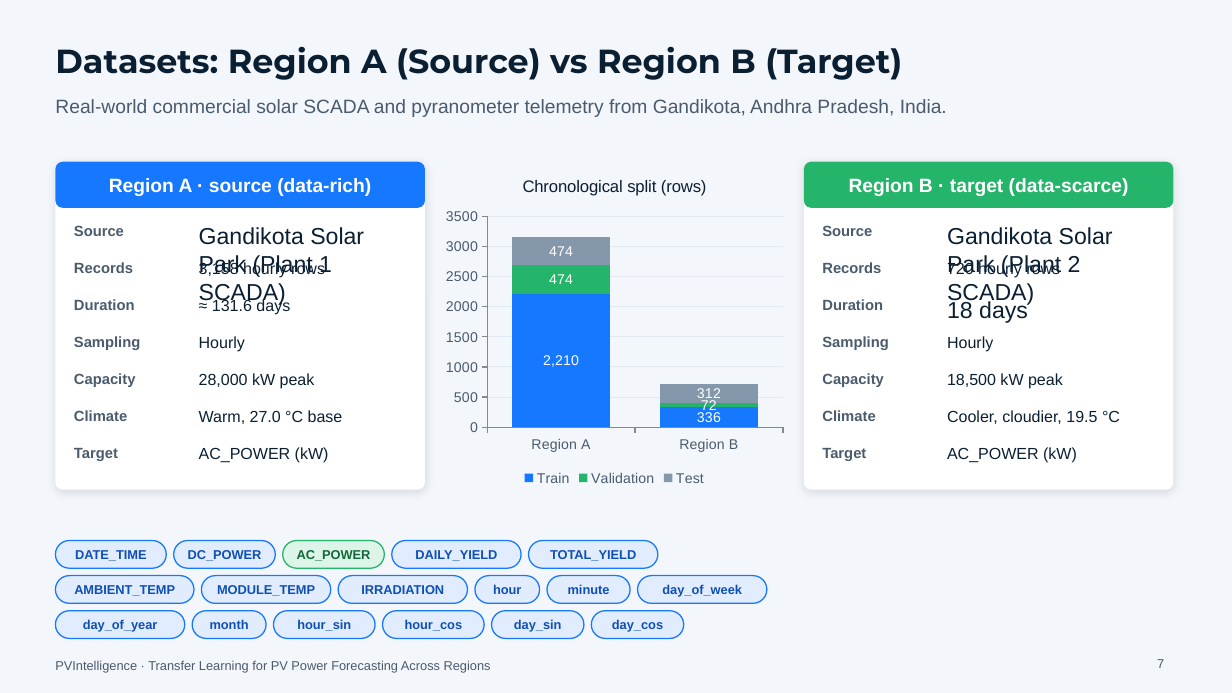
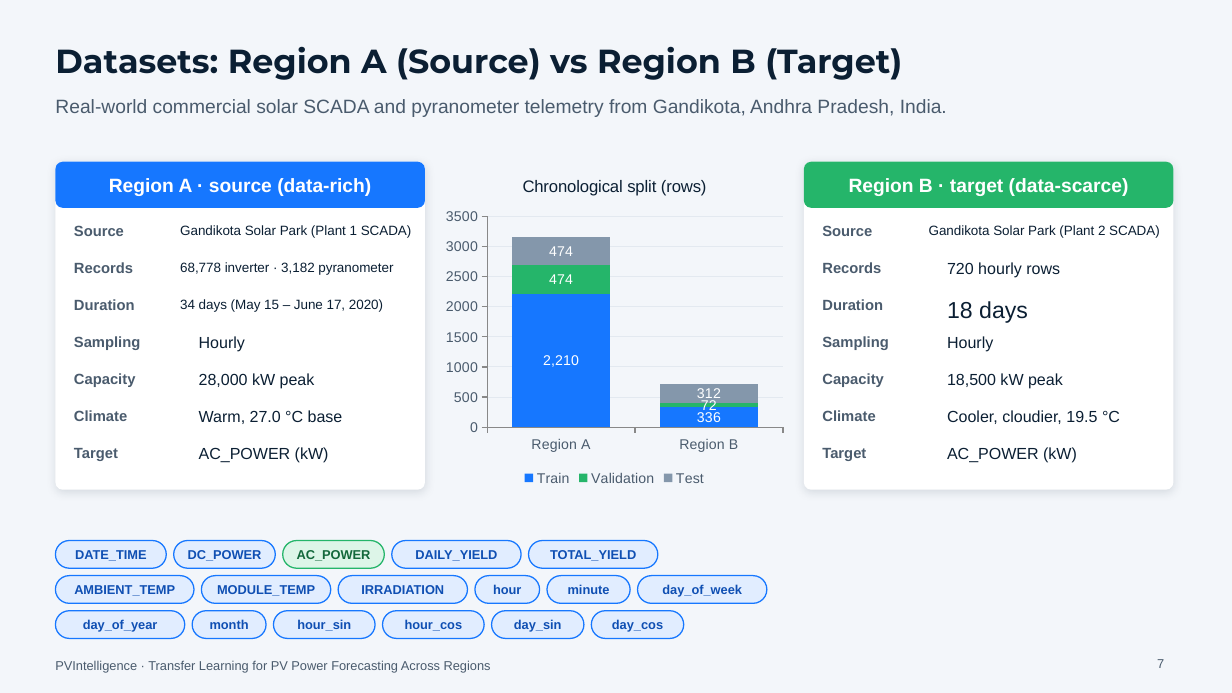
Before and after one commit to wvpssriraj10/PVIntelligence, a slide deck: slide 7 of PVIntelligence_Research_Defence.pptx. Drawn at 1232x693 pixels with LibreOffice and Linux fonts; fonts in the diff are those of the drawing. Boxes give left, top, right and bottom in pixels: in the first picture for what was removed or moved away, otherwise in the second. Text is boxed around its words. In the diff, an @@ line names an element or a change of style, - is before the commit and + after.

```diff
--- a/PVIntelligence_Research_Defence.pptx
+++ b/PVIntelligence_Research_Defence.pptx
@@ text "Gandikota Solar Park (Plant 1 ...": place and size @@
-text "Gandikota Solar Park (Plant 1 ..." at (199,227,364,305)
+text "Gandikota Solar Park (Plant 1 ..." at (180,225,412,238)
@@ text "Gandikota Solar Park (Plant 1 ..." at (180,225,412,238): size 18 to 10.5 pt @@
@@ text "Gandikota Solar Park (Plant 2 ..." at (929,225,1160,238): size 18 to 10.5 pt @@
@@ text "Gandikota Solar Park (Plant 2 ...": place and size @@
-text "Gandikota Solar Park (Plant 2 ..." at (947,227,1113,305)
+text "Gandikota Solar Park (Plant 2 ..." at (929,225,1160,238)
@@ text at (180,262,393,275): text changed; size 12.5 to 10.5 pt @@
-3,158 hourly rows
+68,778 inverter · 3,182 pyranometer
@@ text at (180,299,383,312): text changed; size 12.5 to 10.5 pt @@
-≈ 131.6 days
+34 days (May 15 – June 17, 2020)
```
Also in this commit, not shown: 9 other slides changed, 3 other files.
